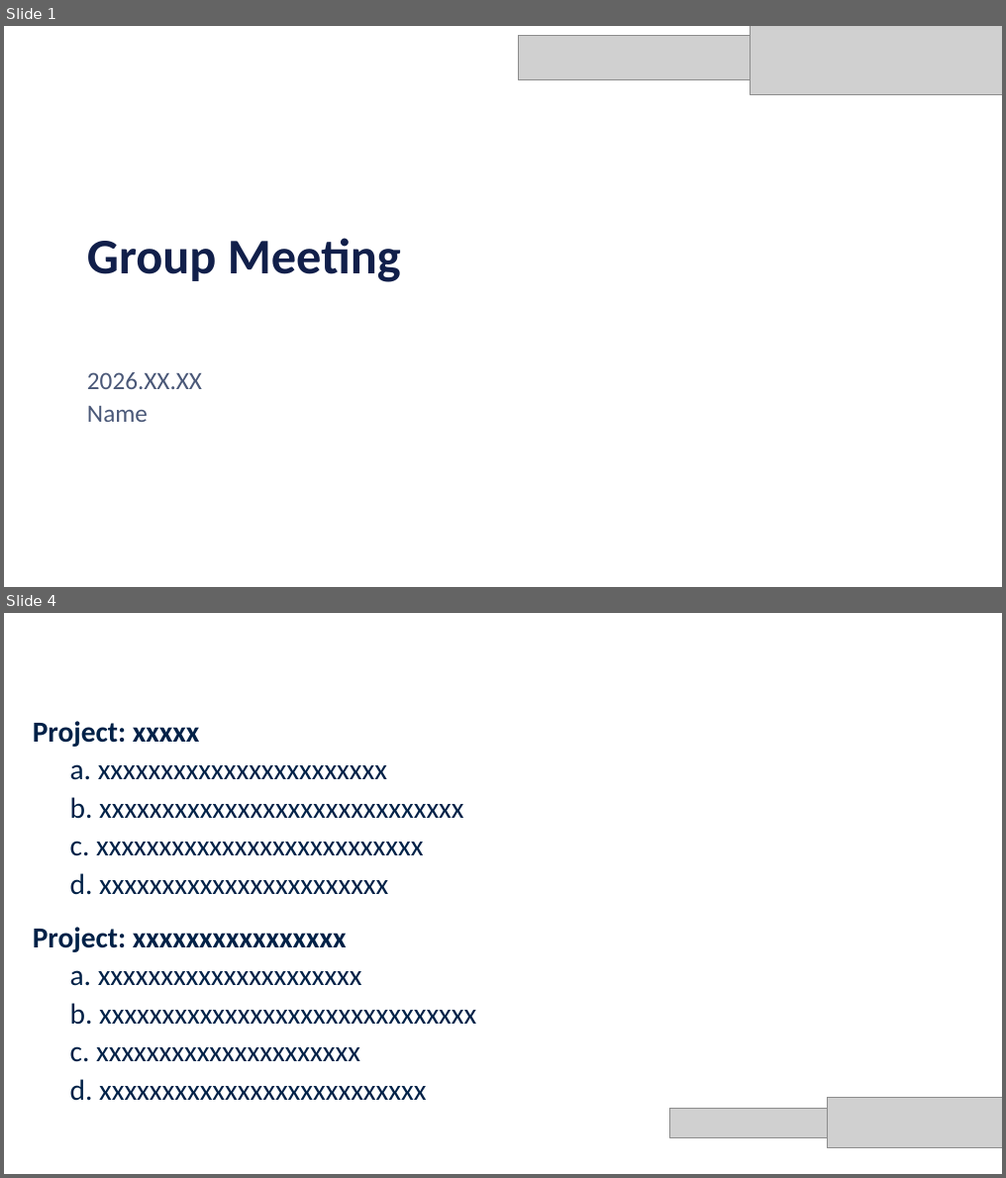
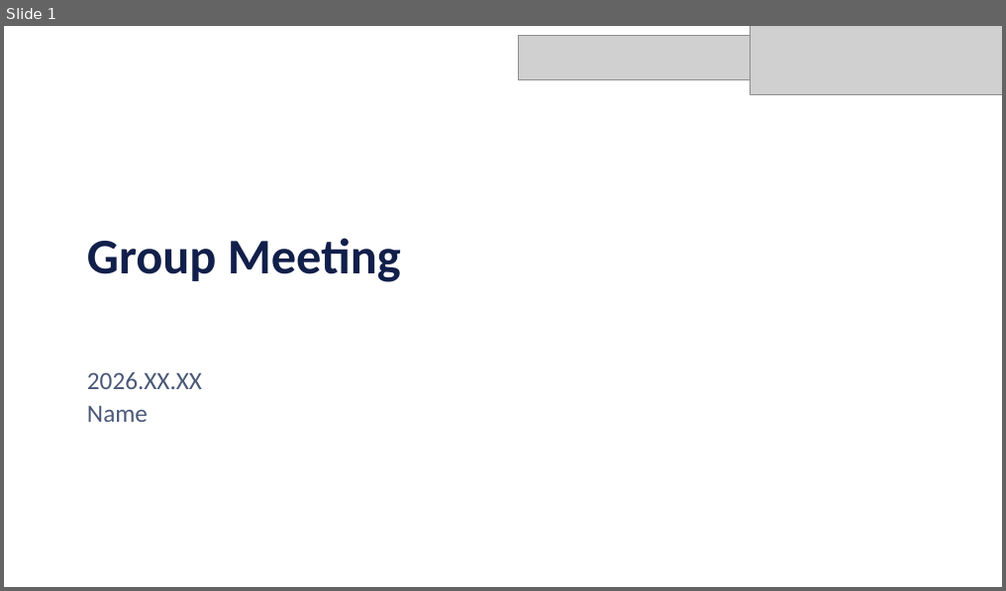
Before and after one commit to ezoiHY/pairs-group-meeting-skill, a slide deck: codex/pairs-group-meeting/assets/template.pptx. Shown one above the other, each under a label of ours: slides 1 and 4 before the commit, slide 1 after it; the slides between them are not shown. The pictures are 1006x1178 and 1006x591 pixels, drawn with LibreOffice and Linux fonts; fonts in the diff are those of the drawing; grey boxes stand for pictures; background and template pictures are left out. Boxes give left, top, right and bottom in pixels: in the first picture for what was removed or moved away, otherwise in the second. Text is boxed around its words. In the diff, an @@ line names an element or a change of style, - is before the commit and + after.

```diff
--- a/codex/pairs-group-meeting/assets/template.pptx
+++ b/codex/pairs-group-meeting/assets/template.pptx
@@ slide 4 removed at box(4, 613, 1002, 1174), background picture (left out) @@
@@ title removed at box(33, 621, 656, 682) @@
-Todo
@@ text removed at box(33, 721, 476, 1101) @@
-Project: xxxxx
-a. xxxxxxxxxxxxxxxxxxxxxxx
-b. xxxxxxxxxxxxxxxxxxxxxxxxxxxxx
-c. xxxxxxxxxxxxxxxxxxxxxxxxxx
-d. xxxxxxxxxxxxxxxxxxxxxxx
-Project: xxxxxxxxxxxxxxxx
-a. xxxxxxxxxxxxxxxxxxxxx
-b. xxxxxxxxxxxxxxxxxxxxxxxxxxxxxx
-c. xxxxxxxxxxxxxxxxxxxxx
-d. xxxxxxxxxxxxxxxxxxxxxxxxxx
@@ picture removed at box(669, 1108, 827, 1138) @@
@@ picture removed at box(827, 1098, 1002, 1149) @@
```
Also in this commit, not shown: 5 slides added, 2 other slides removed, 34 other files.
